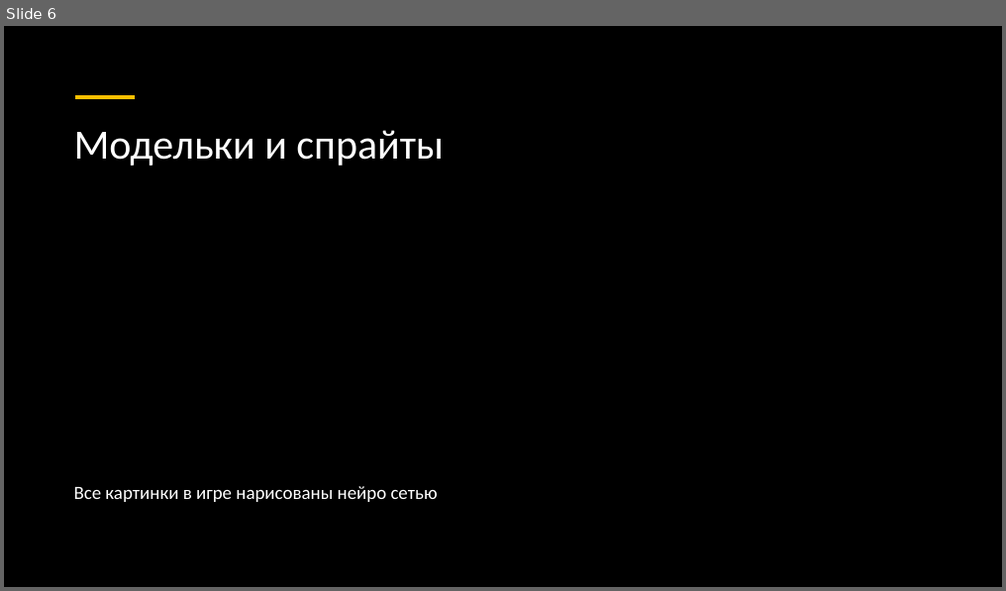
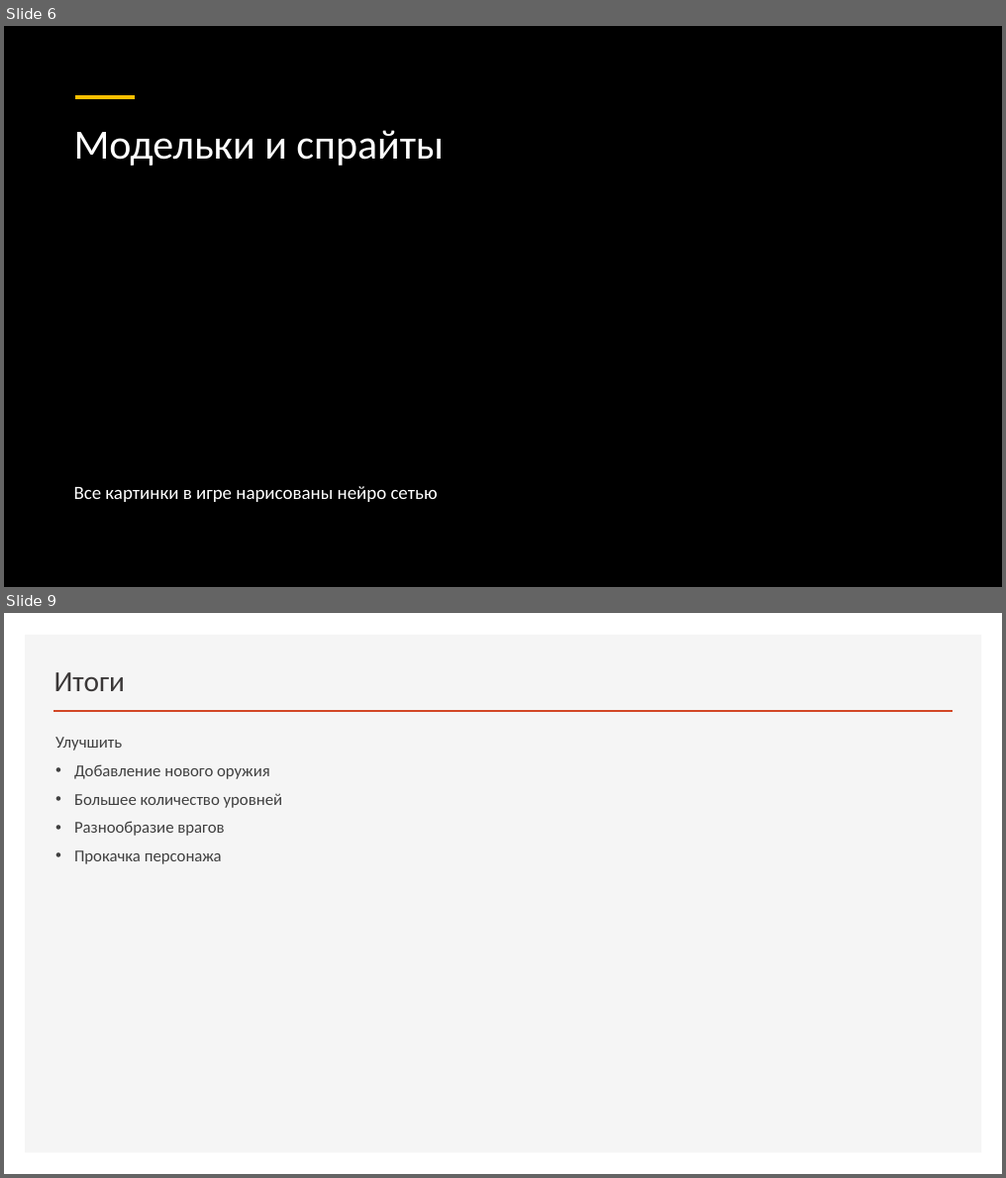
Before and after one commit to Tr1Ton4ik/Dungeon-Destroyer, a slide deck: presentation.pptx. Shown one above the other, each under a label of ours: slide 6 before the commit, slides 6 and 9 after it; the slides between them are not shown. The pictures are 1006x591 and 1006x1178 pixels, drawn with LibreOffice and Linux fonts; fonts in the diff are those of the drawing; background and template pictures are left out; a plain dark background stands for a picture behind light text. Boxes give left, top, right and bottom in pixels: in the first picture for what was removed or moved away, otherwise in the second. Text is boxed around its words. In the diff, an @@ line names an element or a change of style, - is before the commit and + after.

```diff
--- a/presentation.pptx
+++ b/presentation.pptx
@@ slide 9 added at (4, 613, 1002, 1174), background #FFFFFF @@
@@ rectangle added at (25, 635, 982, 1154), fill #F5F5F5 @@
@@ title added at (54, 672, 125, 691), 28 pt, text #3B3838 @@
+Итоги
@@ line added from (54, 711) to (952, 711), #D24726 2 pt @@
@@ text added at (55, 737, 283, 864), 16 pt, text #404040 @@
+Улучшить
+• Добавление нового оружия
+• Большее количество уровней
+• Разнообразие врагов
+• Прокачка персонажа
```
Also in this commit, not shown: 1 other slide added, 2 slides removed, 3 other files.
